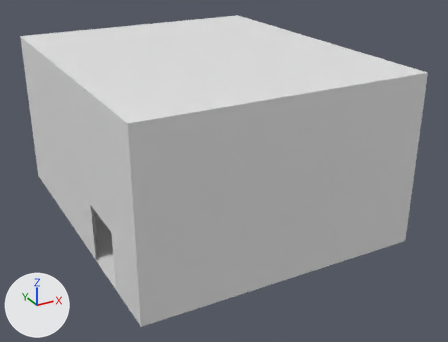
A saved change to the FBX model Assets/Art/3D/SectorCero/Modelos/SM_Arena_Ensamblaje_20x24x12.fbx.
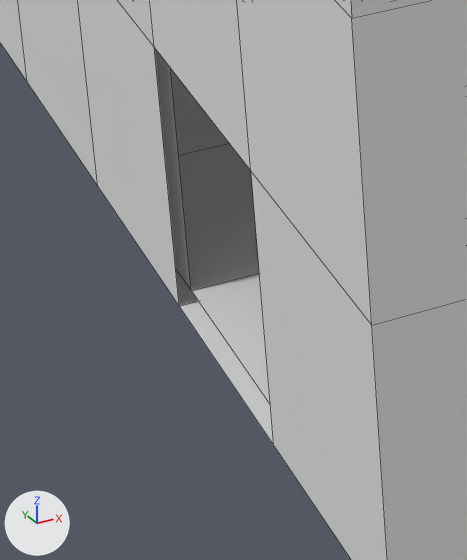
Each version is shown whole from a 50 mm camera at (-20.16, -40.1, 22.45) aimed at (0.9, -1.8, 3.3), then close up on the part from 13% to 35% of the width and 57% to 92% of the height. Arrows for +X, +Y and +Z are at lower left; the lights stay in place. The older version's two pictures come first. The close-ups show mesh edges as thin lines. Where no turn or scale is listed for an object, it has been applied to the vertices.

The scene before the commit, as lines of its bpy script (objects in view):
```python
me_cube_022 = bpy.data.meshes.new('Cube.022')
me_cube_022.from_pydata(...)  # 256 vertices, 254 faces; spans x -10.2..10.2, y -12.1..12.3, z -0.3..12.2
# before: 0 (-10.2, -12.1, -0.2), 8 (-10.2, -12.1, 4.0) at pixel (371, 325), 24 (-6.0, -12.1, -0.2), 50 (-10.2, 0.1, -0.2) at pixel (97, 186), 51 (-10.2, -3.9, -0.2) at pixel (179, 306)
# before: 52 (-10.2, -7.9, -0.2) at pixel (273, 445), 78 (-10.2, -7.9, 4.0) at pixel (250, 170), 79 (-10.2, -3.9, 4.0) at pixel (154, 47), 80 (-10.2, 0.1, 4.0), 110 (-6.0, 0.1, -0.2)
# before: 111 (-6.0, -3.9, -0.2), 112 (-6.0, -7.9, -0.2), 179 (-10.0, -3.9, 0.0) at pixel (191, 290), 180 (-10.0, -7.9, 0.0), 206 (-10.0, -7.9, 4.0)
# before: 207 (-10.0, -3.9, 4.0)
ob_cube_012 = bpy.data.objects.new('Cube.012', me_cube_022)
ob_cube_012.location = (0.0, 0.0, 0.0)
```
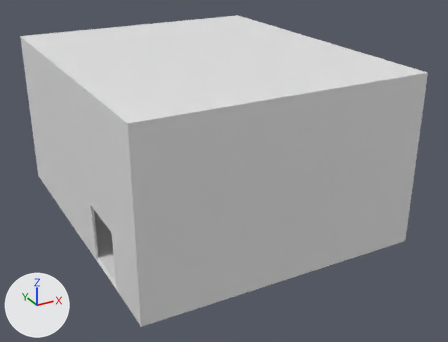
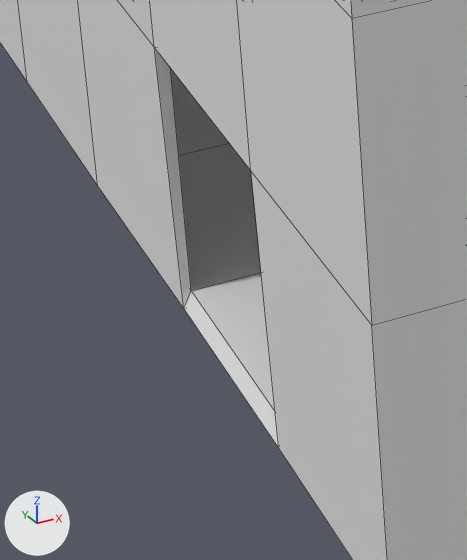
The newer file is also turned or shifted as a whole; pictures and numbers use the older file's frame.

Scene script edits in JSON lines:
```json
{"block": "me_cube_022", "where": "# used by ob_cube_012; location = (0.0, 0.0, 0.0)"}
{"block": "me_cube_022", "where": "# verts and faces of me_cube_022; kept vertices keep their numbers, new ones are numbered from 256"}
{"op": "remove", "block": "me_cube_022", "code": "me_cube_022.from_pydata(...)  # 256 vertices, 254 faces; spans x -10.2..10.2, y -12.1..12.3, z -0.3..12.2"}
{"op": "add", "block": "me_cube_022", "code": "me_cube_022.from_pydata(...)  # 256 vertices, 258 faces; spans x -10.2..10.2, y -12.1..12.3, z -0.3..12.2"}
{"block": "me_cube_022", "change": "me_cube_022 part 1"}
{"op": "add", "block": "me_cube_022", "code": "delete_vertices([51, 52])  # with the faces that use them"}
{"op": "add", "block": "me_cube_022", "code": "verts[256] = (-10.2, -3.9, -0.3)  # pixel (183, 308)"}
{"op": "add", "block": "me_cube_022", "code": "verts[257] = (-10.2, -7.9, -0.3)  # pixel (278, 448)"}
{"op": "add", "block": "me_cube_022", "code": "faces += [(0, 8, 78, 257), (50, 256, 79, 80), (0, 257, 112, 24), (111, 112, 257, 256), (50, 110, 111, 256), (179, 256, 257, 180)]"}
{"op": "add", "block": "me_cube_022", "code": "faces += [(78, 79, 207, 206), (78, 206, 180, 257), (79, 256, 179, 207)]"}
```

Where the change shows, as pixel boxes (x1, y1, x2, y2) in the close-ups (467 x 560 px):
```json
{"part": 1, "of": "me_cube_022", "change": "cut back", "before": [78, 0, 387, 560], "after": [78, 0, 387, 560]}
```
